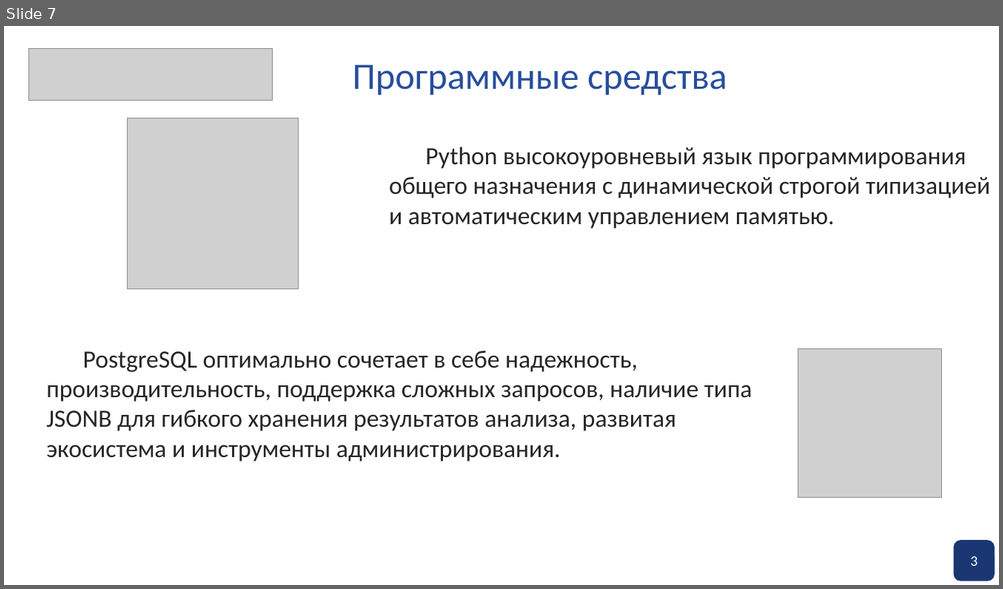
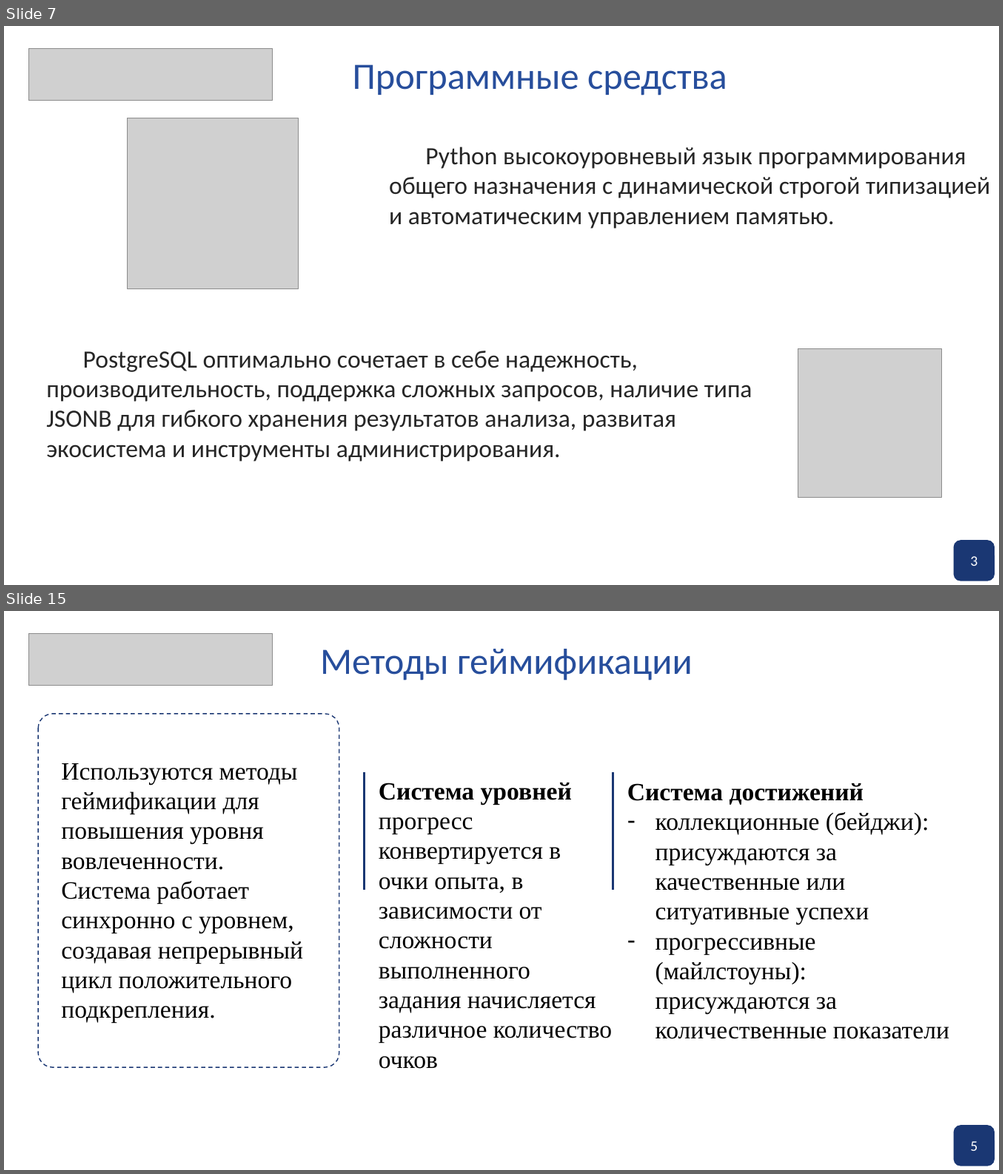
Before and after one commit to pagamov/pagamov_bot, a slide deck: docs/Презентация Гамов.pptx. Shown one above the other, each under a label of ours: slide 7 before the commit, slides 7 and 15 after it; the slides between them are not shown. The pictures are 1003x589 and 1003x1174 pixels, drawn with LibreOffice and Linux fonts; fonts in the diff are those of the drawing; grey boxes stand for pictures; background and template pictures are left out. Boxes give left, top, right and bottom in pixels: in the first picture for what was removed or moved away, otherwise in the second. Text is boxed around its words. In the diff, an @@ line names an element or a change of style, - is before the commit and + after.

```diff
--- a/docs/Презентация Гамов.pptx
+++ b/docs/Презентация Гамов.pptx
@@ slide 15 added at (4, 611, 999, 1170), background picture (left out) @@
@@ picture added at (28, 633, 273, 686) @@
@@ text added at (320, 649, 692, 681), 36 pt, text #274E9C @@
+Методы геймификации
@@ rounded rectangle added at (38, 714, 339, 1068), outline #1A3773 1 pt dashed @@
@@ text added at (61, 763, 303, 1023), 24 pt, text #000000 @@
+Используются методы геймификации для повышения уровня вовлеченности.
+Система работает синхронно с уровнем, создавая непрерывный цикл положительного подкрепления.
@@ line added from (364, 772) to (364, 890), #1A3773 2.25 pt @@
@@ text added at (378, 783, 612, 1069), 24 pt, text #000000 @@
+Система уровней
+прогресс конвертируется в очки опыта, в зависимости от сложности выполненного задания начисляется различное количество очков
@@ line added from (613, 772) to (613, 890), #1A3773 2.25 pt @@
@@ text added at (627, 783, 949, 1039), 24 pt, text #000000 @@
+Система достижений
+– коллекционные (бейджи): присуждаются за качественные или ситуативные успехи
+– прогрессивные (майлстоуны): присуждаются за количественные показатели
@@ rounded rectangle added at (954, 1126, 994, 1166), fill #1A3773, outline #1A3773 1 pt @@
@@ text added at (970, 1142, 977, 1151), 14 pt, text #FFFFFF @@
+5
```
Also in this commit, not shown: 2 slides changed, 17 other slides added, 1 slide removed, 5 other files.
